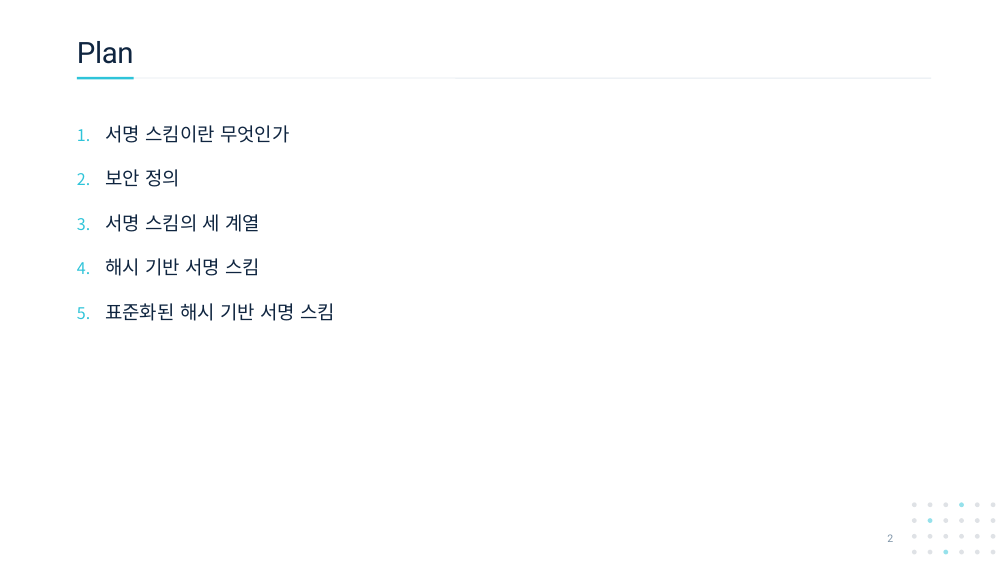
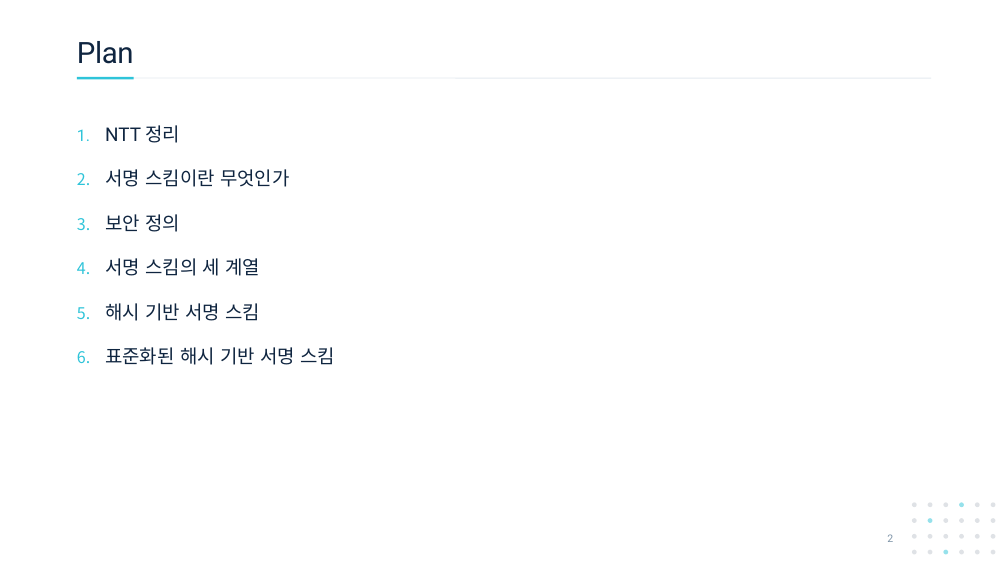
Before and after one commit to giyuubin/PQC, a slide deck: slide 2 of presentation/0903_14_Introduction-to-Hash-Based-Signatures.pptx. Drawn at 1008x567 pixels with LibreOffice and Linux fonts; fonts in the diff are those of the drawing. Boxes give left, top, right and bottom in pixels: in the first picture for what was removed or moved away, otherwise in the second. Text is boxed around its words. In the diff, an @@ line names an element or a change of style, - is before the commit and + after.

```diff
--- a/presentation/0903_14_Introduction-to-Hash-Based-Signatures.pptx
+++ b/presentation/0903_14_Introduction-to-Hash-Based-Signatures.pptx
@@ text at (105, 125, 180, 143): paragraph added @@
+1. NTT 정리
```
Also in this commit, not shown: 5 slides added.
